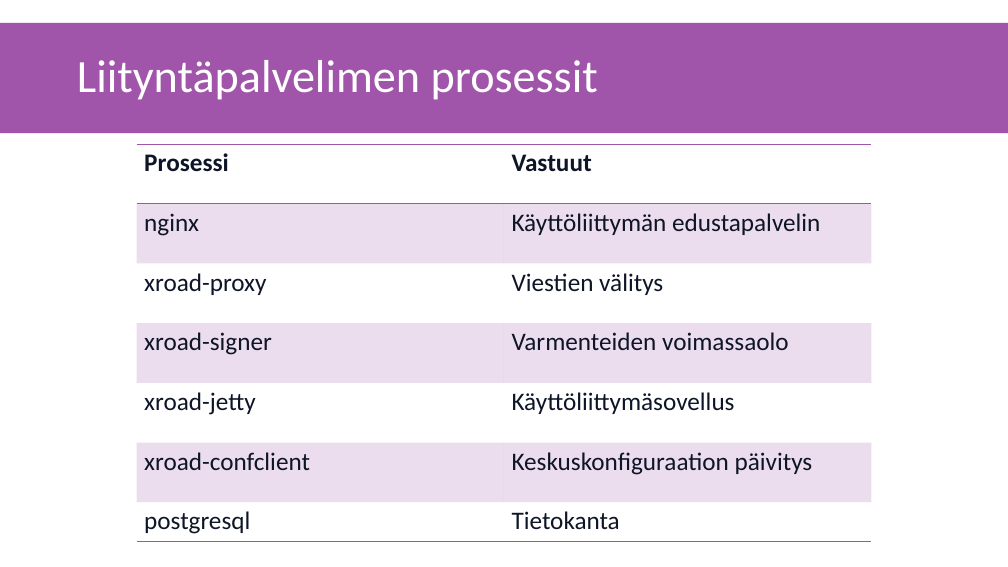
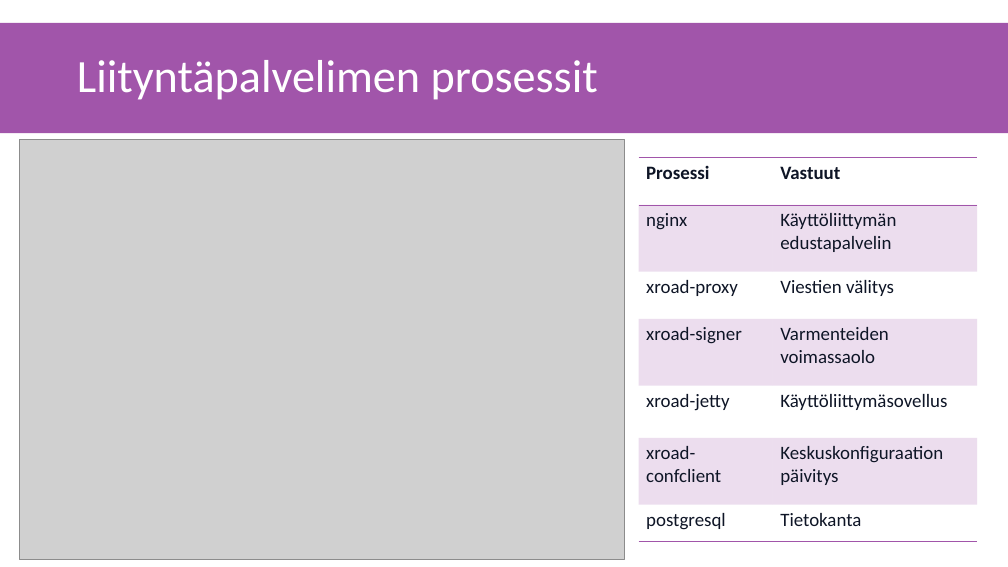
Before and after one commit to gofore/kapa-xroad-presentation, a slide deck: slide 4 of src/2. Admin toiminnot.pptx (slide 5 before the commit). Drawn at 1008x567 pixels with LibreOffice and Linux fonts; fonts in the diff are those of the drawing; grey boxes stand for pictures. Boxes give left, top, right and bottom in pixels: in the first picture for what was removed or moved away, otherwise in the second. Text is boxed around its words. In the diff, an @@ line names an element or a change of style, - is before the commit and + after.

```diff
--- a/src/2. Admin toiminnot.pptx
+++ b/src/2. Admin toiminnot.pptx
@@ picture added at [20,140,625,560] @@
@@ table at [639,158,977,542] @@
@@ size 24 to 18 pt @@
@@ table: place and size @@
-table at [137,144,872,541]
+table at [639,158,977,542]
```
Also in this commit, not shown: 1 other slide changed, 1 slide removed.
